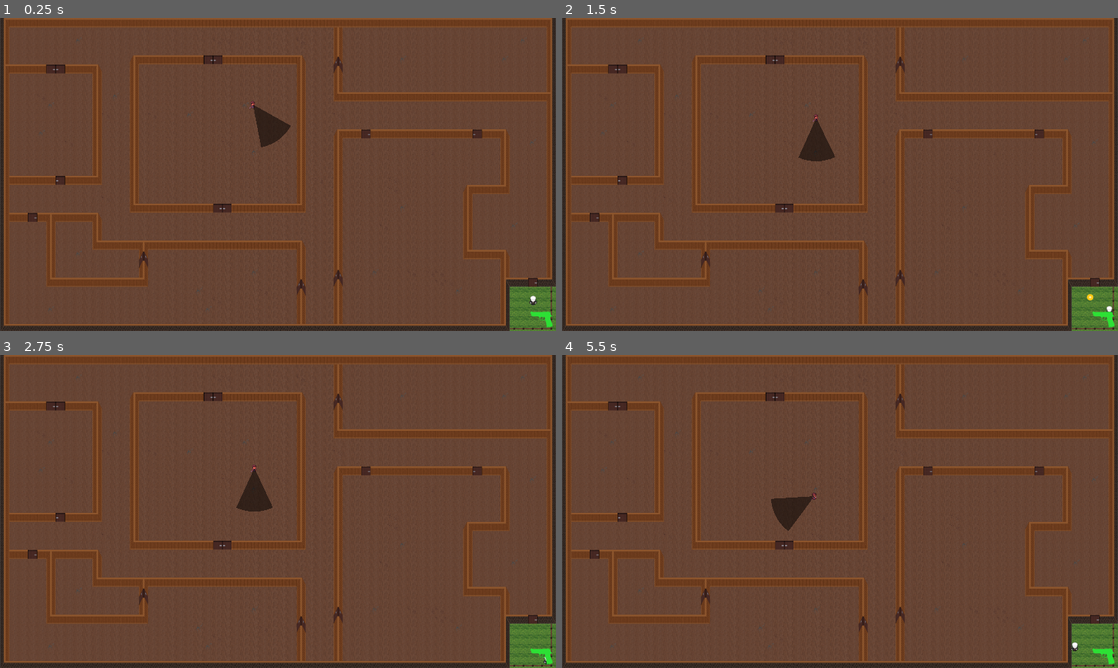
Above: before the commit, frames 1-4 (two rows, left to right).
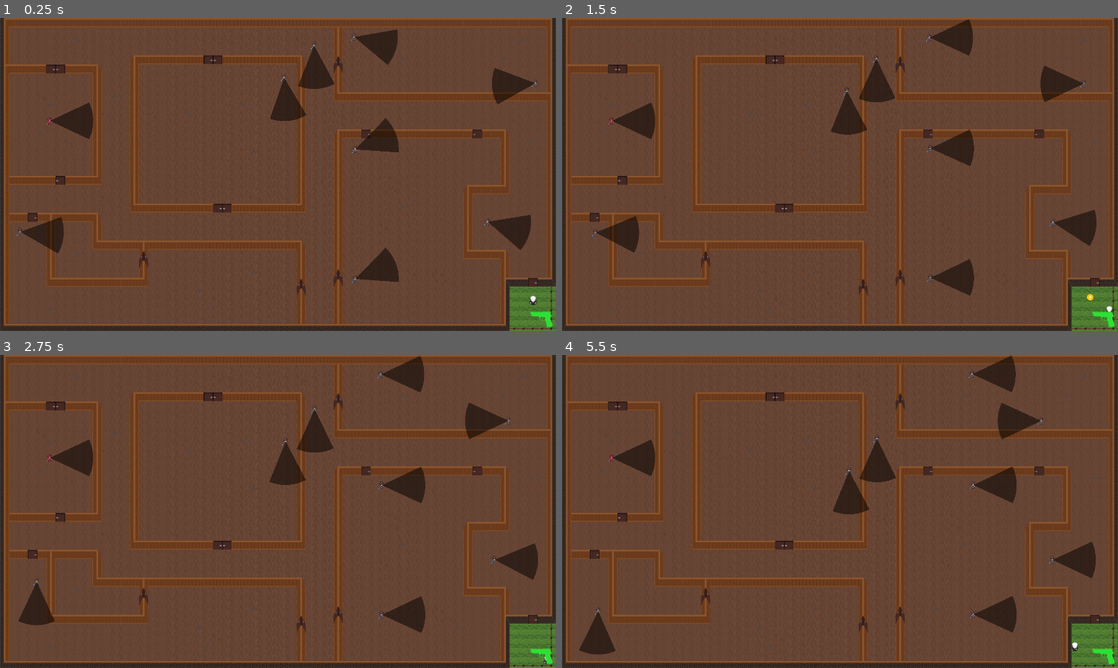
Above: after the commit, the same moments.

Repository: hoiton/gamedev
Game: Godot game, scene res://levels/level3.tscn
Two runs of this game, one before a commit and one after it. Both use one fixed random seed, a clock stepped at 60 frames per second and the inputs below. This scene is started directly instead of the project's main scene.
Inputs (mouse positions are in pixels of both pictures, inside the frame that each line leads up to):
- Up to frame 1 (0.25 s): no input
- Up to frame 2 (1.5 s): tap Enter (ui_accept) at 0.5, 0.77 s; move the mouse to (962, 158) at 0.52 s; hold D (move_right) 0.53-1.28 s; tap X (lure) at 0.6 s; move the mouse to (728, 190) at 1.27 s; hold S (move_down) from 1.28 s (still down); tap Q (throw) at 1.35 s
- Up to frame 3 (2.75 s): tap Enter (ui_accept) at 1.52 s; move the mouse to (333, 442) at 2.02 s; release S (move_down) at 2.03 s; hold D (move_right) from 2.03 s (still down); tap X (lure) at 2.1 s
- Up to frame 4 (5.5 s): move the mouse to (812, 574) at 2.77 s; release D (move_right) at 2.78 s; hold W (move_up) 2.78-3.53 s; tap Q (throw) at 2.85, 4.35 s; tap Enter (ui_accept) at 3.02, 3.77, 4.52 s; move the mouse to (1006, 558) at 3.52 s; hold A (move_left) 3.53-5.03 s; tap X (lure) at 3.6, 5.1 s; move the mouse to (673, 464) at 4.27 s; move the mouse to (867, 511) at 5.02 s; hold S (move_down) from 5.03 s (still down)

The runs differ from the first frame. In frame 1, 4.8% of the frame differs, in the area x 3-97%, y 3-85%; in frame 2, 4.9%, in the area x 5-97%, y 0-89%; in frame 3, 4.8%; in frame 4, 4.9%.

Commit message:
add level3 enemies

Diff:
--- a/src/levels/level3.tscn
+++ b/src/levels/level3.tscn
@@ -15,9 +15,45 @@
 
 [sub_resource type="Curve2D" id="Curve2D_61w3m"]
 _data = {
-"points": PackedVector2Array(0, 0, 0, 0, 304, 430, 0, 0, 0, 0, 305, 624, 0, 0, 0, 0, 45, 622, 0, 0, 0, 0, 46, 430, 0, 0, 0, 0, 303, 430)
+"points": PackedVector2Array(0, 0, 0, 0, 295, 434, 0, 0, 0, 0, 315, 845, 0, 0, 0, 0, -176, 840, 0, 0, 0, 0, -178, 419, 0, 0, 0, 0, 299, 434)
 }
 point_count = 5
+
+[sub_resource type="Curve2D" id="Curve2D_1xfnq"]
+_data = {
+"points": PackedVector2Array(0, 0, 0, 0, 1, 3, 0, 0, 0, 0, 11, 643, 0, 0, 0, 0, -692, 650, 0, 0, 0, 0, -686, -11, 0, 0, 0, 0, -1, 1)
+}
+point_count = 5
+
+[sub_resource type="Curve2D" id="Curve2D_6uckl"]
+_data = {
+"points": PackedVector2Array(0, 0, 0, 0, -3, 1, 0, 0, 0, 0, 65, 4, 0, 0, 0, 0, 60.401245, 225.0199, 0, 0, 0, 0, 482.69128, 225.0199, 0, 0, 0, 0, 477.8512, 95.54993, 0, 0, 0, 0, 924.3413, 96.75995, 0, 0, 0, 0, 926, 288, 0, 0, 0, 0, -2.5187988, 283.09998, 0, 0, 0, 0, -3, 2)
+}
+point_count = 9
+
+[sub_resource type="Curve2D" id="Curve2D_d6jip"]
+_data = {
+"points": PackedVector2Array(0, 0, 0, 0, 0, -7, 0, 0, 0, 0, 473, -10, 0, 0, 0, 0, 475.1914, 89.98987, 0, 0, 0, 0, -4, 93, 0, 0, 0, 0, 0, -5)
+}
+point_count = 5
+
+[sub_resource type="Curve2D" id="Curve2D_kkm8t"]
+_data = {
+"points": PackedVector2Array(0, 0, 0, 0, 0, 5, 0, 0, 0, 0, 626.93225, -0.49417114, 0, 0, 0, 0, 0, 3)
+}
+point_count = 3
+
+[sub_resource type="Curve2D" id="Curve2D_cpuyl"]
+_data = {
+"points": PackedVector2Array(0, 0, 0, 0, 2, 2, 0, 0, 0, 0, -639.9686, 6.211853, 0, 0, 0, 0, 3, 4)
+}
+point_count = 3
+
+[sub_resource type="Curve2D" id="Curve2D_mf7v1"]
+_data = {
+"points": PackedVector2Array(0, 0, 0, 0, 0, 5, 0, 0, 0, 0, 38, 5, 0, 0, 0, 0, 0, 5)
+}
+point_count = 3
 
 [node name="Level3" type="Node2D"]
 
@@ -43,14 +79,68 @@
 [node name="Targets" type="Node" parent="."]
 
 [node name="Target1" parent="Targets" node_paths=PackedStringArray("patrol_path") instance=ExtResource("3_1xfnq")]
-position = Vector2(867, 294)
+position = Vector2(980, 198)
 patrol_path = NodePath("Patrol Path")
-is_real_target = true
 
 [node name="Patrol Path" type="Path2D" parent="Targets/Target1"]
 position = Vector2(-293, -427)
 curve = SubResource("Curve2D_61w3m")
 
+[node name="Target2" parent="Targets" node_paths=PackedStringArray("patrol_path") instance=ExtResource("3_1xfnq")]
+position = Vector2(1084, 87)
+patrol_path = NodePath("Path2D")
+
+[node name="Path2D" type="Path2D" parent="Targets/Target2"]
+curve = SubResource("Curve2D_1xfnq")
+
+[node name="Target3" parent="Targets" node_paths=PackedStringArray("patrol_path") instance=ExtResource("3_1xfnq")]
+position = Vector2(63, 737)
+patrol_path = NodePath("Path2D")
+
+[node name="Path2D" type="Path2D" parent="Targets/Target3"]
+curve = SubResource("Curve2D_6uckl")
+
+[node name="Target4" parent="Targets" node_paths=PackedStringArray("patrol_path") instance=ExtResource("3_1xfnq")]
+position = Vector2(1220, 457)
+patrol_path = NodePath("Path2D")
+
+[node name="Path2D" type="Path2D" parent="Targets/Target4"]
+curve = SubResource("Curve2D_d6jip")
+
+[node name="Target5" parent="Targets" node_paths=PackedStringArray("patrol_path") instance=ExtResource("3_1xfnq")]
+position = Vector2(1220, 904)
+patrol_path = NodePath("Path2D")
+
+[node name="Path2D" type="Path2D" parent="Targets/Target5"]
+curve = SubResource("Curve2D_d6jip")
+
+[node name="Target6" parent="Targets" node_paths=PackedStringArray("patrol_path") instance=ExtResource("3_1xfnq")]
+position = Vector2(1216, 63)
+patrol_path = NodePath("Path2D")
+
+[node name="Path2D" type="Path2D" parent="Targets/Target6"]
+curve = SubResource("Curve2D_kkm8t")
+
+[node name="Target7" parent="Targets" node_paths=PackedStringArray("patrol_path") instance=ExtResource("3_1xfnq")]
+position = Vector2(1856, 224)
+patrol_path = NodePath("Path2D")
+
+[node name="Path2D" type="Path2D" parent="Targets/Target7"]
+curve = SubResource("Curve2D_cpuyl")
+
+[node name="Target8" parent="Targets" node_paths=PackedStringArray("patrol_path") instance=ExtResource("3_1xfnq")]
+position = Vector2(172, 355)
+patrol_path = NodePath("")
+is_real_target = true
+
+[node name="Target9" parent="Targets" node_paths=PackedStringArray("patrol_path") instance=ExtResource("3_1xfnq")]
+position = Vector2(1682, 702)
+patrol_speed = 10.0
+patrol_path = NodePath("Path2D")
+
+[node name="Path2D" type="Path2D" parent="Targets/Target9"]
+curve = SubResource("Curve2D_mf7v1")
+
 [node name="Wall_front" type="TileMapLayer" parent="."]
 tile_map_data = PackedByteArray("AAAgAB0AAAACAAQAAAAkABwAAAACAAQAAAAkAAUAAAACAAQAAAAPABoAAAACAAQAAAA=")
 tile_set = ExtResource("1_cpie4")
Not shown: 1 places in src/levels/level3.tscn that only renumber resources
